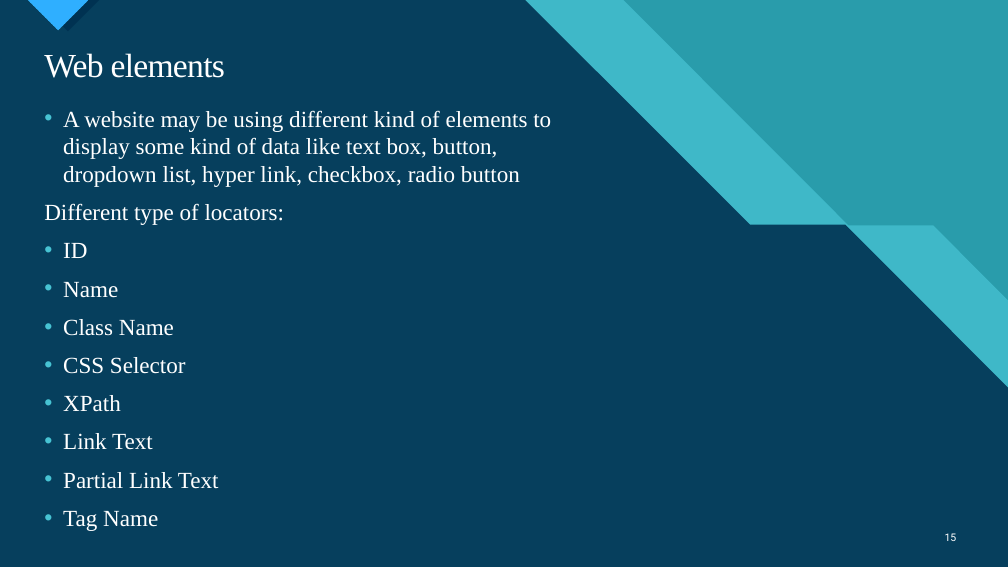
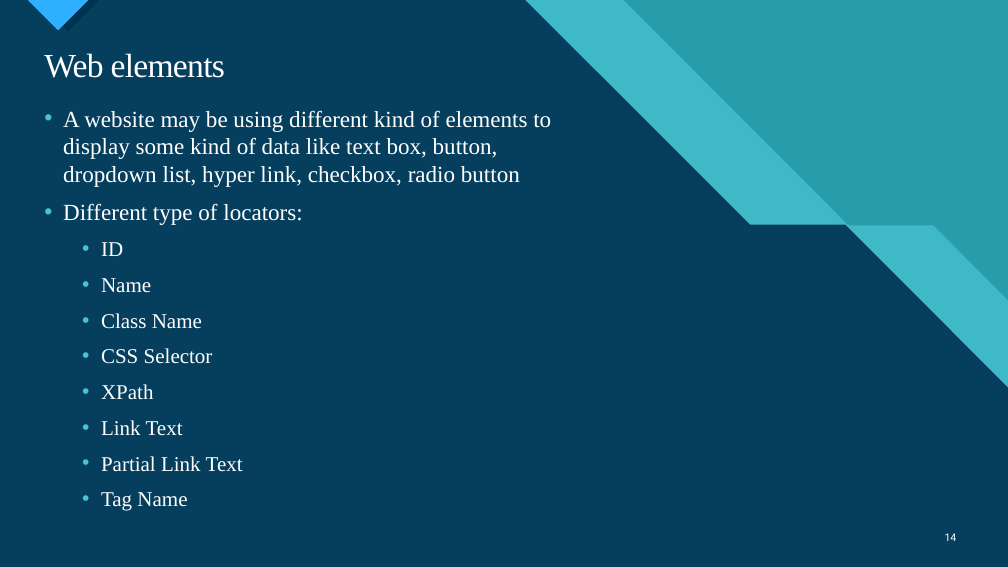
Before and after one commit to ngohungphuc/Presentation, a slide deck: slide 14 of Selenium/Specflow/Web Automation Test with Specflow.pptx (slide 15 before the commit). Drawn at 1008x567 pixels with LibreOffice and Linux fonts; fonts in the diff are those of the drawing. Boxes give left, top, right and bottom in pixels: in the first picture for what was removed or moved away, otherwise in the second. Text is boxed around its words. In the diff, an @@ line names an element or a change of style, - is before the commit and + after.

```diff
--- a/Selenium/Specflow/Web Automation Test with Specflow.pptx
+++ b/Selenium/Specflow/Web Automation Test with Specflow.pptx
@@ text at <box>63,203,302,511</box>: size 22 to 20 pt in "ID", "Name", "Class Name", "CSS Selector" and 4 more places; bullet none to •; list level 1 to 2 in "ID"; list level 1 to 2 in "Name"; list level 1 to 2 in "Class Name"; list level 1 to 2 in "CSS Selector"; list level 1 to 2 in "XPath"; list level 1 to 2 in "Link Text"; list level 1 to 2 in "Partial Link Text"; list level 1 to 2 in "Tag Name" @@
@@ page number at <box>945,533,957,541</box>: text changed @@
-15
+14
```
Also in this commit, not shown: 12 other slides changed, 2 slides added, 3 slides removed.
